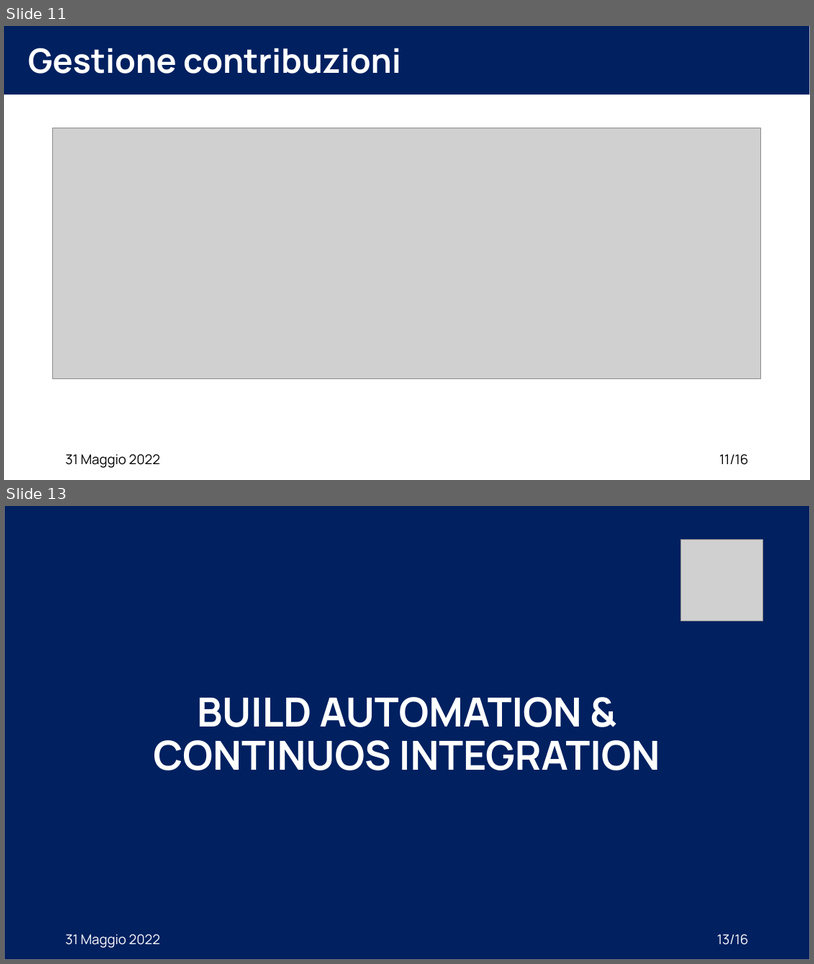
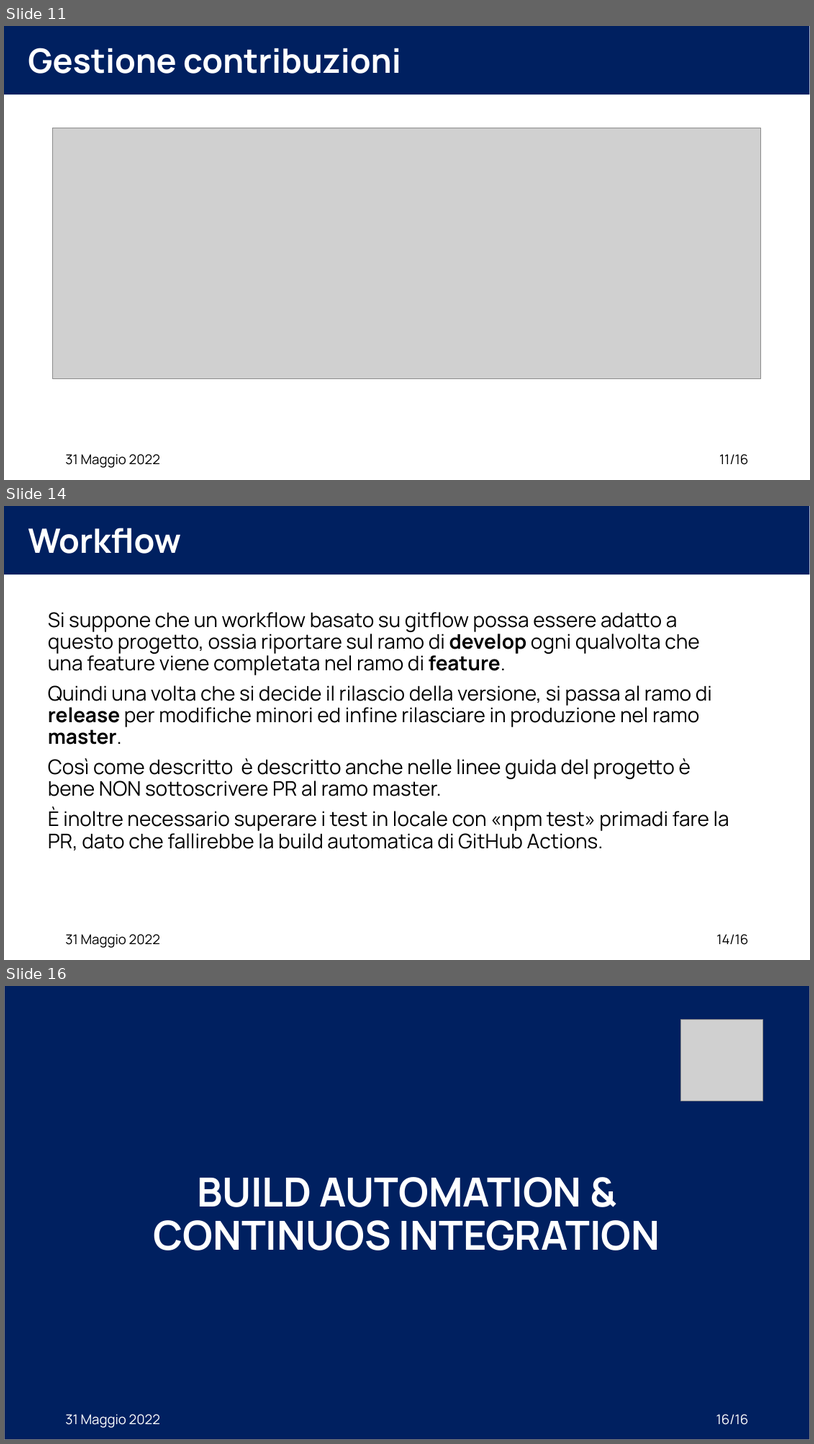
Before and after one commit to XidaZ3/MTSSAssignment3, a slide deck: MTSSAssignment3.pptx. Shown one above the other, each under a label of ours: slides 11 and 13 before the commit, slides 11, 14 and 16 after it; the slides between them are not shown. The pictures are 814x964 and 814x1444 pixels, drawn with LibreOffice and Linux fonts; fonts in the diff are those of the drawing; grey boxes stand for pictures. Boxes give left, top, right and bottom in pixels: in the first picture for what was removed or moved away, otherwise in the second. Text is boxed around its words. In the diff, an @@ line names an element or a change of style, - is before the commit and + after.

```diff
--- a/MTSSAssignment3.pptx
+++ b/MTSSAssignment3.pptx
@@ slide 14 added at <box>4,506,810,960</box>, background #FFFFFF @@
@@ rectangle added at <box>4,506,810,574</box>, fill #002060 @@
@@ title added at <box>28,528,181,554</box>, 40 pt, text #FFFFFF, bold @@
+Workflow
@@ text added at <box>48,612,730,850</box>, 24 pt, text #000000 @@
+Si suppone che un workflow basato su gitflow possa essere adatto a questo progetto, ossia riportare sul ramo di develop ogni qualvolta che una feature viene completata nel ramo di feature.
+Quindi una volta che si decide il rilascio della versione, si passa al ramo di release per modifiche minori ed infine rilasciare in produzione nel ramo master.
+Così come descritto è descritto anche nelle linee guida del progetto è bene NON sottoscrivere PR al ramo master.
+È inoltre necessario superare i test in locale con «npm test» primadi fare la PR, dato che fallirebbe la build automatica di GitHub Actions.
@@ text added at <box>65,934,160,947</box>, 16 pt, text #000000 @@
+31 Maggio 2022
@@ page number added at <box>717,934,748,944</box>, 16 pt, text #000000 @@
+14/16
@@ what was slide 13 is now slide 16 @@
@@ page number at <box>717,1414,749,1424</box>: text changed @@
-13/16
+16/16
```
Also in this commit, not shown: 2 slides changed, 2 other slides added, 2 other files.
